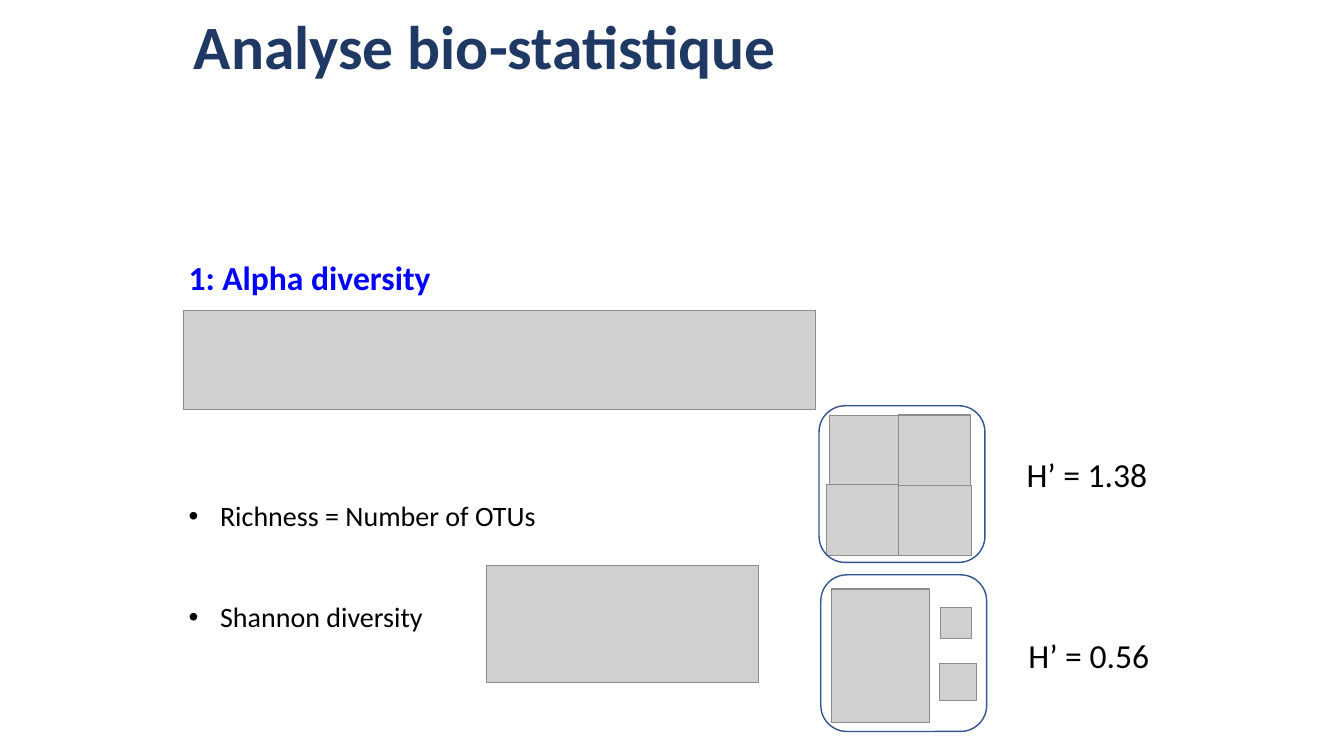
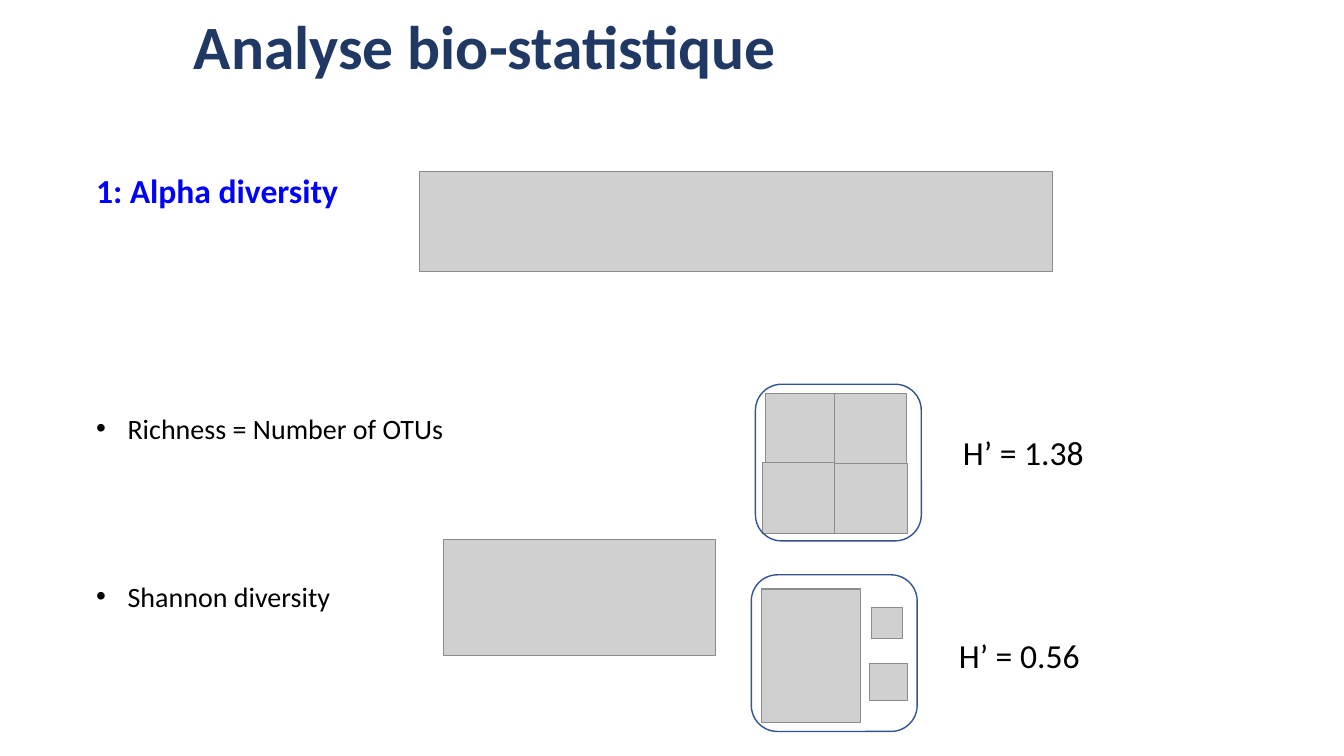
Before and after one commit to JeromeAmbroise/LSTAT2340-metagenomic, a slide deck: slide 6 of LSTAT2340-metagenomique.pptx (slide 5 before the commit). Drawn at 1344x756 pixels with LibreOffice and Linux fonts; fonts in the diff are those of the drawing; grey boxes stand for pictures. Boxes give left, top, right and bottom in pixels: in the first picture for what was removed or moved away, otherwise in the second. Text is boxed around its words. In the diff, an @@ line names an element or a change of style, - is before the commit and + after.

```diff
--- a/LSTAT2340-metagenomique.pptx
+++ b/LSTAT2340-metagenomique.pptx
@@ text "1: Alpha diversity" rewrapped from (189, 266, 535, 632) to (96, 179, 443, 612) @@
@@ picture: place and size @@
-picture at (184, 311, 816, 410)
+picture at (420, 171, 1053, 271)
@@ 4 pictures, 1 text, 1 rounded rectangle: place and size @@
-4 pictures, 1 text, 1 rounded rectangle at (820, 406, 1147, 563)
+4 pictures, 1 text, 1 rounded rectangle at (755, 384, 1083, 540)
@@ picture: place and size @@
-picture at (487, 566, 759, 683)
+picture at (444, 539, 716, 656)
@@ 3 pictures, 1 text, 1 rounded rectangle: place and size @@
-3 pictures, 1 text, 1 rounded rectangle at (821, 575, 1149, 731)
+3 pictures, 1 text, 1 rounded rectangle at (751, 575, 1079, 731)
```
Also in this commit, not shown: 5 other slides changed, 1 slide added.
